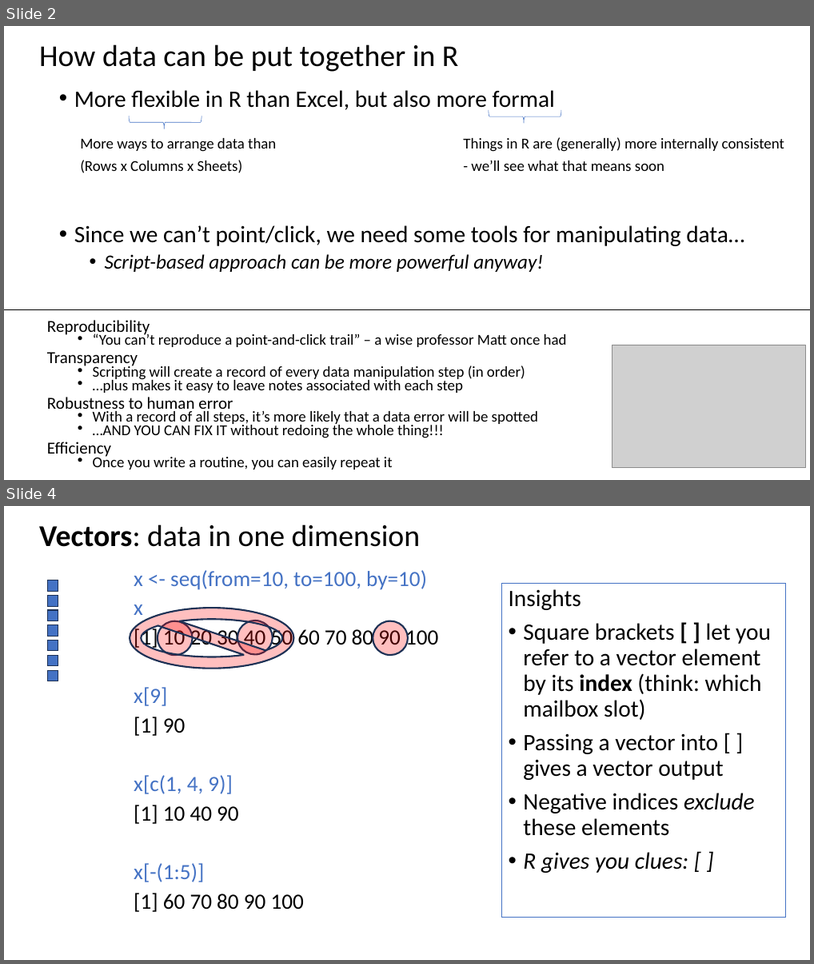
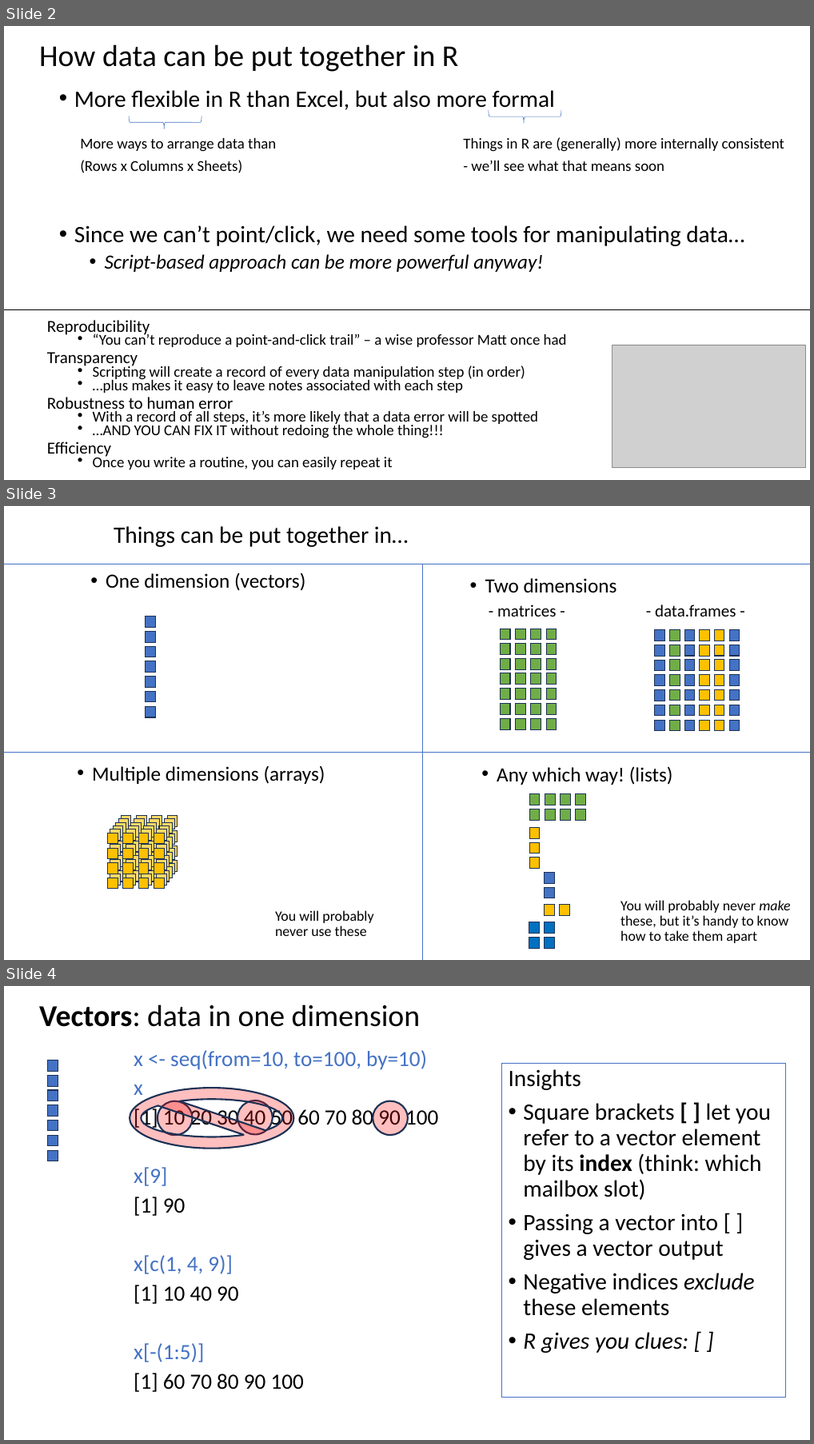
Before and after one commit to justinpriest/ADFG_R_Intro_Workshop, a slide deck: presentations/4 - Programming Basics 2 - Under the Hood.pptx. Shown one above the other, each under a label of ours: slides 2 and 4 before the commit, slides 2, 3 and 4 after it; the slides between them are not shown. The pictures are 814x964 and 814x1444 pixels, drawn with LibreOffice and Linux fonts; fonts in the diff are those of the drawing; grey boxes stand for pictures. Boxes give left, top, right and bottom in pixels: in the first picture for what was removed or moved away, otherwise in the second. Text is boxed around its words. In the diff, an @@ line names an element or a change of style, - is before the commit and + after.

```diff
--- a/presentations/4 - Programming Basics 2 - Under the Hood.pptx
+++ b/presentations/4 - Programming Basics 2 - Under the Hood.pptx
@@ slide 3 added at (4, 506, 810, 960), background #FFFFFF @@
@@ title added at (114, 526, 408, 547), 28 pt, text #000000 @@
+Things can be put together in…
@@ line added from (4, 564) to (810, 564), #4472C4 0.5 pt @@
@@ text added at (106, 572, 306, 591), 24 pt, text #000000 @@
+  • One dimension (vectors)
@@ line added from (422, 564) to (422, 960), #4472C4 0.5 pt @@
@@ text added at (486, 578, 618, 593), 24 pt, text #000000 @@
+  • Two dimensions
@@ text added at (498, 604, 556, 616), 20 pt, text #000000 @@
+    - matrices -
@@ text added at (655, 604, 737, 616), 20 pt, text #000000 @@
+    - data.frames -
@@ group added at (146, 616, 156, 717): 7 rectangles @@
@@ group added at (501, 629, 557, 729): 28 rectangles @@
@@ group added at (655, 629, 740, 731): 42 rectangles @@
@@ line added from (4, 752) to (810, 752), #4472C4 0.5 pt @@
@@ text added at (92, 765, 326, 784), 24 pt, text #000000 @@
+  • Multiple dimensions (arrays)
@@ text added at (497, 767, 674, 784), 24 pt, text #000000 @@
+  • Any which way! (lists)
@@ group added at (107, 816, 178, 888): 96 rectangles @@
@@ text added at (275, 910, 374, 936), 17 pt, text #000000 @@
+You will probably never use these
@@ text added at (621, 900, 790, 943), 17 pt, text #000000 @@
+You will probably never make these, but it’s handy to know how to take them apart
@@ group added at (529, 794, 586, 948): 19 rectangles @@
```
Also in this commit, not shown: 10 slides changed, 1 slide removed, 5 other files.
